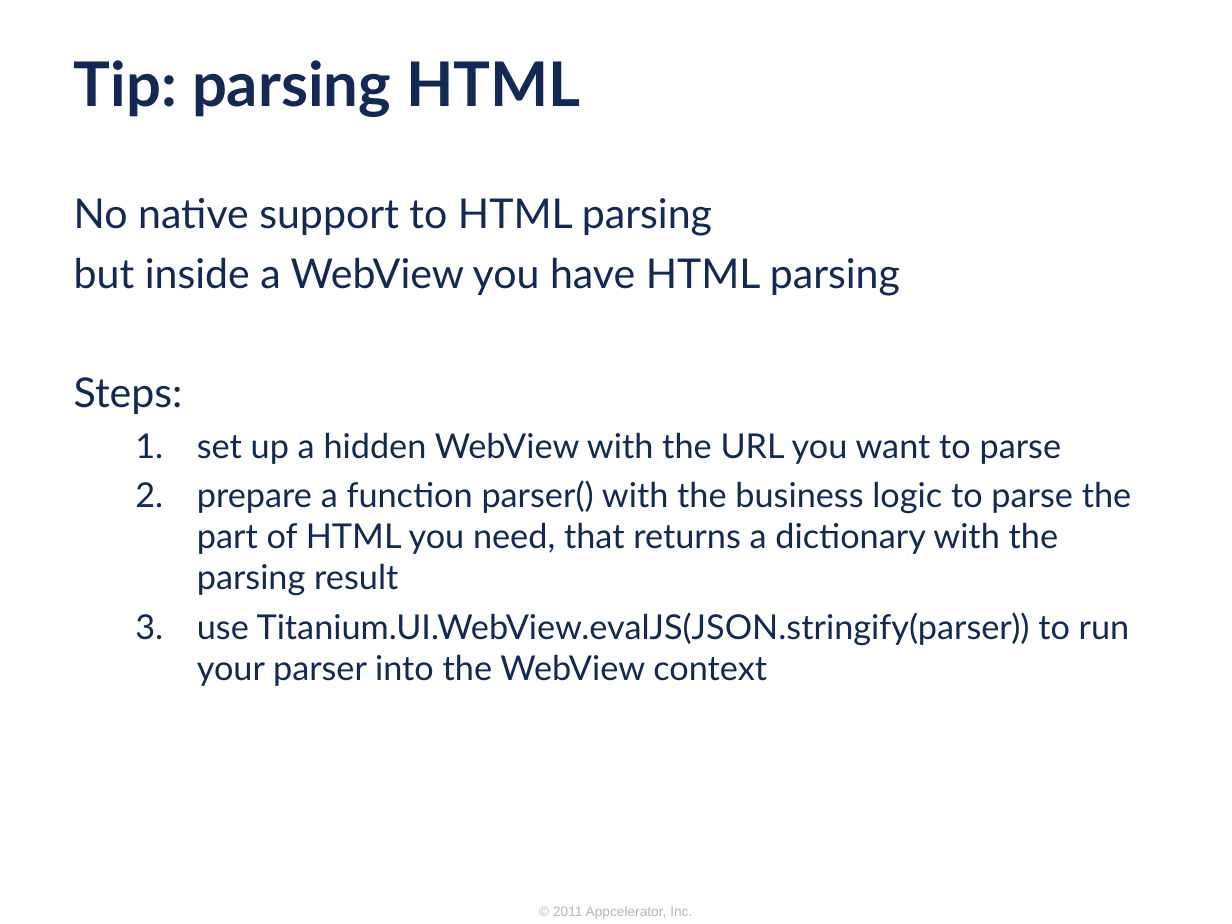
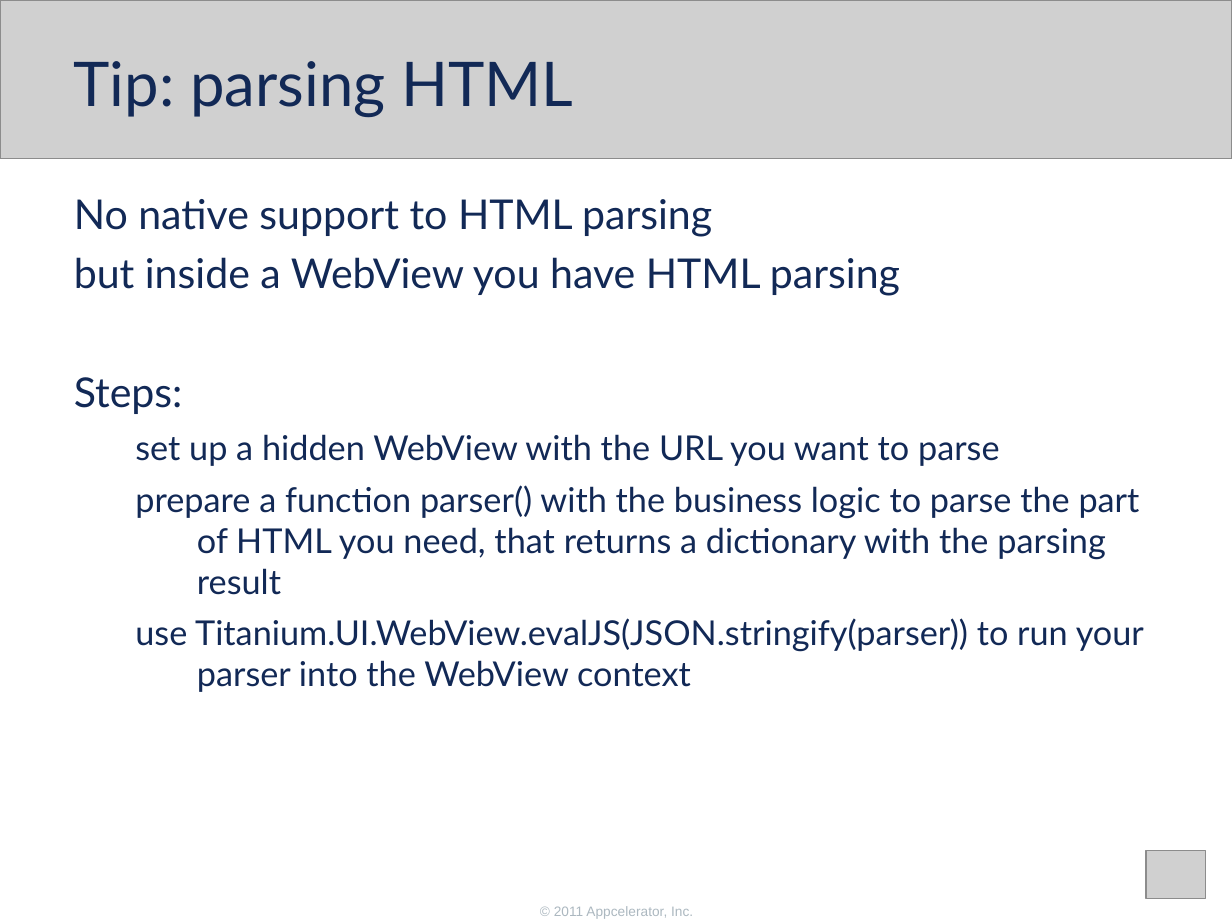
Before and after one commit to appcelerator-training-archive/tcad_certification, a slide deck: slide 14 of 260/260 Working with remote data.ppt. Drawn at 1232x924 pixels with LibreOffice and Linux fonts; fonts in the diff are those of the drawing; grey boxes stand for pictures; background and template pictures are left out. Boxes give left, top, right and bottom in pixels: in the first picture for what was removed or moved away, otherwise in the second. Text is boxed around its words. In the diff, an @@ line names an element or a change of style, - is before the commit and + after.

```diff
--- a/260/260 Working with remote data.ppt
+++ b/260/260 Working with remote data.ppt
@@ picture added at bbox=[0, 0, 1232, 159] @@
@@ title "Tip: parsing HTML" at bbox=[74, 61, 573, 118]: bold off; indent changed @@
@@ text "No native support to HTML ..." at bbox=[74, 199, 1144, 692]: indent changed; bullet 1. to none; more space between paragraphs @@
@@ picture added at bbox=[1146, 850, 1205, 898] @@
@@ text removed at bbox=[553, 906, 692, 919] @@
-© 2011 Appcelerator, Inc.
@@ text added at bbox=[554, 906, 693, 919], 8 pt, text #ACB8C0 @@
+© 2011 Appcelerator, Inc.
```
Also in this commit, not shown: 14 other slides changed, 2 slides added, 2 slides removed, 13 other files.
